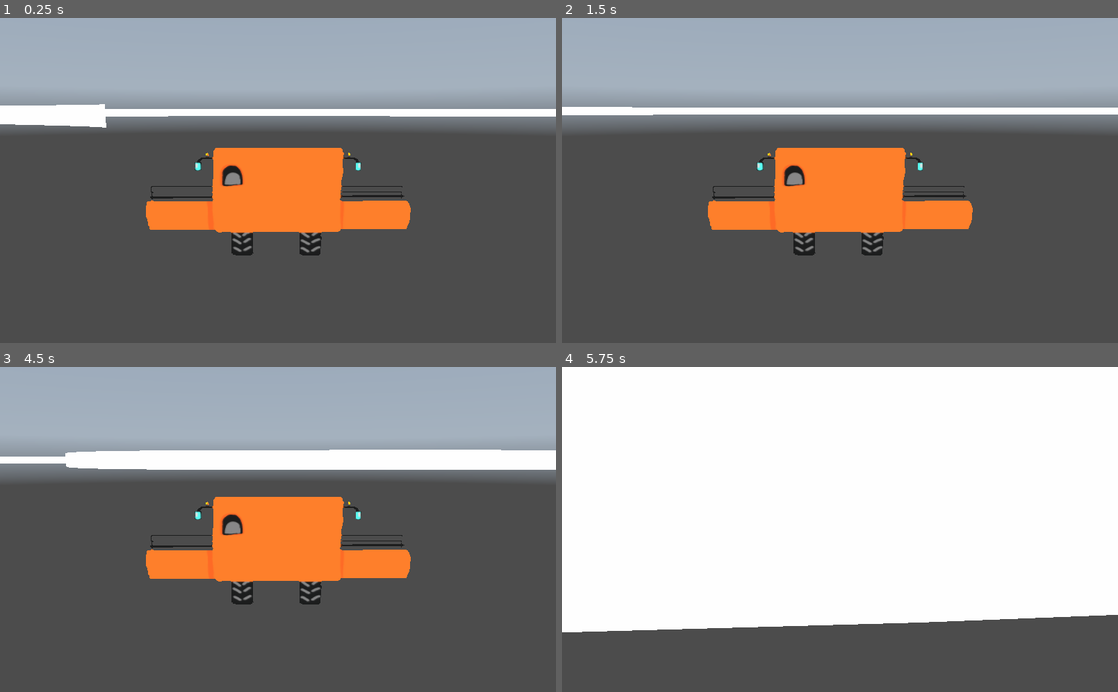
Above: before the commit, frames 1-4 (two rows, left to right).
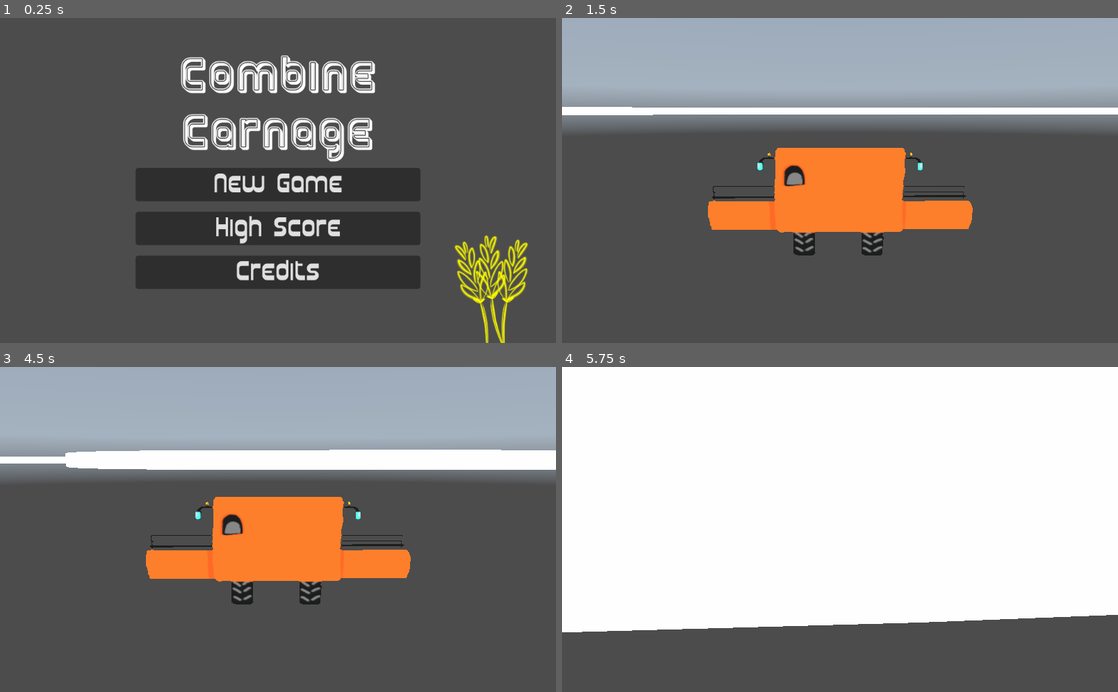
Above: after the commit, the same moments.

Repository: Timendus/ld52
Game: Godot game, scene res://MainMenu.tscn
Same seed, same stepped clock (60 frames per second), same inputs: the game is played once before the commit and once after it. Before the commit the project starts from res://main.tscn. A sky picture missing from this copy of the repository is replaced by a grey-blue gradient. Sound files missing from this copy of the repository are replaced by a short silence.
Inputs (mouse positions are in pixels of both pictures, inside the frame that each line leads up to):
- Up to frame 1 (0.25 s): no input
- Up to frame 2 (1.5 s): click (840, 183) at 0.5 s, where only the run after the commit has a clickable "New Game"; hold Right (right) from 1.28 s (still down)
- Up to frame 3 (4.5 s): release Right (right) at 2.03 s; hold Left (left) 2.03-2.78 s; hold Right (right) 2.78-3.53 s; hold Up (forward) 3.53-4.28 s; hold Left (left) from 4.28 s (still down)
- Up to frame 4 (5.75 s): keep holding Left (left)

The runs differ from the first frame. In frame 1, 55% of the frame differs, in the area x 0-100%, y 0-100%; in frame 2, nothing differs; in frame 3, less than 0.1%; in frame 4, less than 0.1%.

Commit message:
Fix music controller madness

Diff:
--- a/MainMenu.gd
+++ b/MainMenu.gd
@@ -2,9 +2,13 @@
 
 export var mainGameScene : PackedScene
 
+func _ready():
+	pass
 
 func _on_New_Game_Button_button_up():
 	get_tree().change_scene(mainGameScene.resource_path)
+	#MusicController.play_track1()
+	MusicController.play_track2()
 
 
 func _on_Credits_Button_button_up():
--- a/MainMenu.tscn
+++ b/MainMenu.tscn
@@ -166,7 +166,7 @@
 scale = Vector2( 0.15, 0.15 )
 frames = SubResource( 6 )
 animation = "weave"
-frame = 5
+frame = 2
 playing = true
 
 [connection signal="button_up" from="MainMenu/MarginContainer/VBoxContainer/VBoxContainer/MarginContainer/New Game Button" to="MainMenu" method="_on_New_Game_Button_button_up"]
--- /dev/null
+++ b/autoloads/MusicController.gd
@@ -0,0 +1,37 @@
+extends Node
+
+var menu_music = load("res://music/menu.mp3")
+var track1_leader_music = load("res://music/track1-leader.mp3")
+var track1_music = load("res://music/track1.mp3")
+var track2_leader_music = load("res://music/track2-leader.mp3")
+var track2_music = load("res://music/track2.mp3")
+
+var playing = 0
+
+# Called when the node enters the scene tree for the first time.
+func _ready():
+	playMusic()
+
+func play_track1():
+	playing = 1
+	$Music.stream = track1_leader_music
+	$Music.play()
+
+func play_track2():
+	playing = 2
+	$Music.stream = track2_leader_music
+	$Music.play()
+
+func playMusic():
+	if playing == 0:
+		$Music.stream = menu_music
+		$Music.play()
+	if playing == 1:
+		$Music.stream = track1_music
+		$Music.play()
+	if playing == 2:
+		$Music.stream = track2_music
+		$Music.play()
+
+func _on_Music_finished():
+	playMusic()
--- /dev/null
+++ b/autoloads/MusicController.tscn
@@ -0,0 +1,12 @@
+[gd_scene load_steps=2 format=2]
+
+[ext_resource path="res://autoloads/MusicController.gd" type="Script" id=1]
+
+[node name="MusicController" type="Node"]
+script = ExtResource( 1 )
+
+[node name="Music" type="AudioStreamPlayer" parent="."]
+pause_mode = 1
+volume_db = -3.497
+
+[connection signal="finished" from="Music" to="." method="_on_Music_finished"]
--- a/project.godot
+++ b/project.godot
@@ -11,8 +11,12 @@
 [application]
 
 config/name="ld52"
-run/main_scene="res://main.tscn"
+run/main_scene="res://MainMenu.tscn"
 config/icon="res://icon.png"
+
+[autoload]
+
+MusicController="*res://autoloads/MusicController.tscn"
 
 [gui]
 
Not shown, changed: music/menu.mp3.import
Not shown, changed: music/track1-leader.mp3.import
Not shown, changed: music/track1.mp3.import
Not shown, changed: music/track2-leader.mp3.import
Not shown, changed: music/track2.mp3.import
